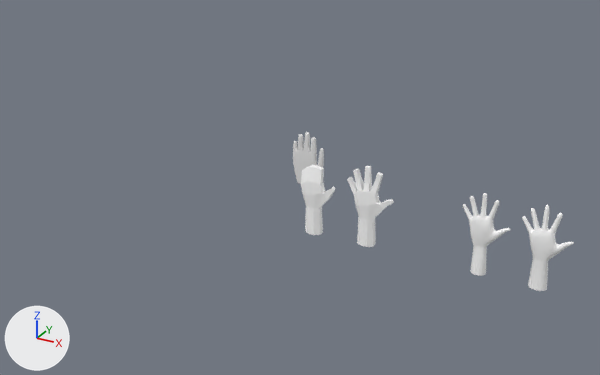
Two versions of the Blender file Properti/tangan.blend, one commit apart.
Before and after are seen from a 50 mm lens placed at (10.56, -17.93, 8.91), pointed at (0.03, 1.23, -0.67). Lighting does not change. The marker at lower left points along +X, +Y and +Z.
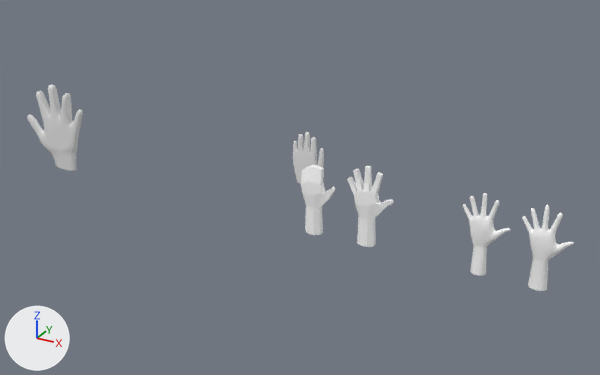
Pixel boxes (x1, y1, x2, y2) of what changed, in the pictures (600 x 375 px):
'Cube', added
    after: (27, 85, 83, 171)

Patch to the scene script:
```diff
--- a/Properti/tangan.blend.py
+++ b/Properti/tangan.blend.py
@@ me_cube_001 @@
+me_cube_001.from_pydata(...)  # 106 vertices, 101 faces; spans x -1.6..1.21, y -0.95..0.95, z -1.03..3.21
+me_cube_001.polygons.foreach_set('use_smooth', [True] * 101)
@@ ob_cube @@
+ob_cube = bpy.data.objects.new('Cube', me_cube_001)
+ob_cube.location = (-7.87, 0.0, -0.53)
+ob_cube.scale = (0.851, 0.207, 0.651)
+_m = ob_cube.modifiers.new('Subdivision', 'SUBSURF')
+_m.levels = 2
```
